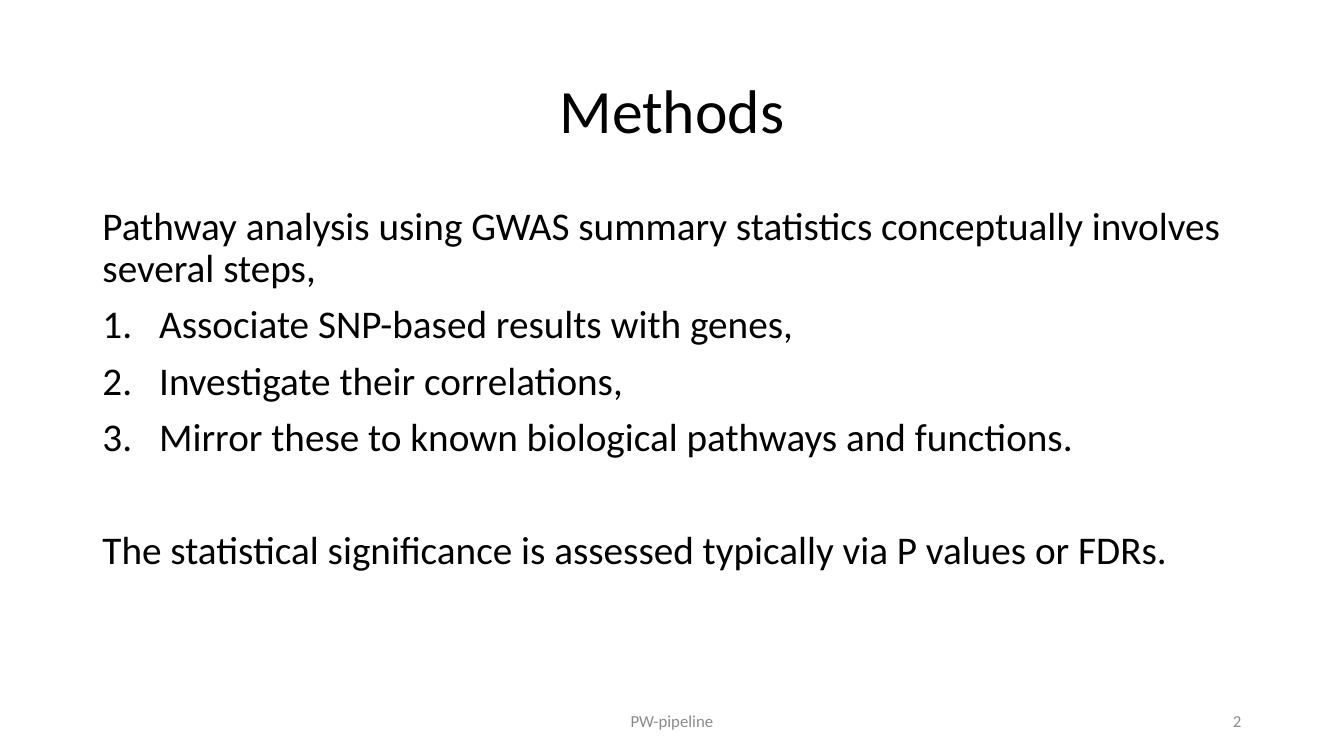
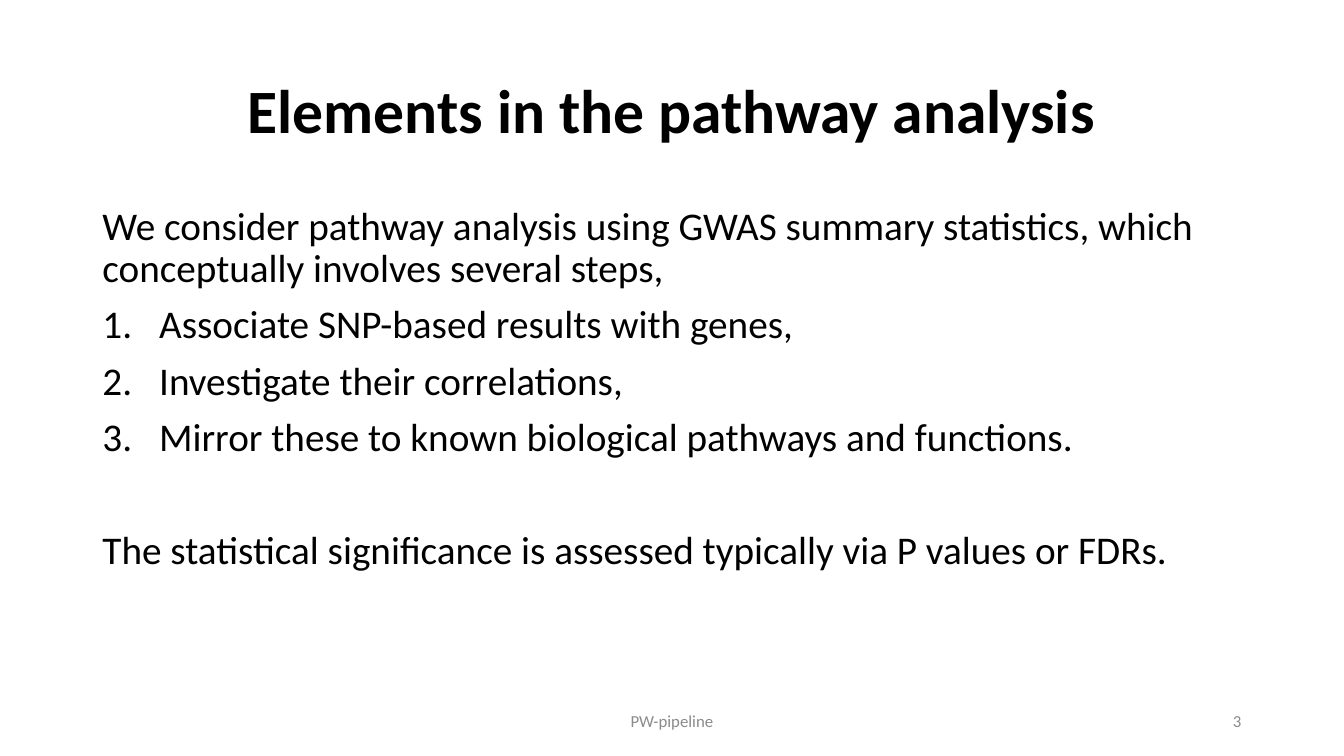
Before and after one commit to jinghuazhao/PW-pipeline, a slide deck: slide 3 of README.pptx (slide 2 before the commit). Drawn at 1344x756 pixels with LibreOffice and Linux fonts; fonts in the diff are those of the drawing. Boxes give left, top, right and bottom in pixels: in the first picture for what was removed or moved away, otherwise in the second. Text is boxed around its words. In the diff, an @@ line names an element or a change of style, - is before the commit and + after.

```diff
--- a/README.pptx
+++ b/README.pptx
@@ title at (248, 89, 1095, 143): text changed; bold on @@
-Methods
+Elements in the pathway analysis
@@ text at (102, 212, 1193, 289): text changed @@
-Pathway analysis using GWAS summary statistics conceptually involves several steps,
+We consider pathway analysis using GWAS summary statistics, which conceptually involves several steps,
@@ page number at (1233, 716, 1241, 727): text changed @@
-2
+3
```
Also in this commit, not shown: 9 other slides changed, 2 slides added.
